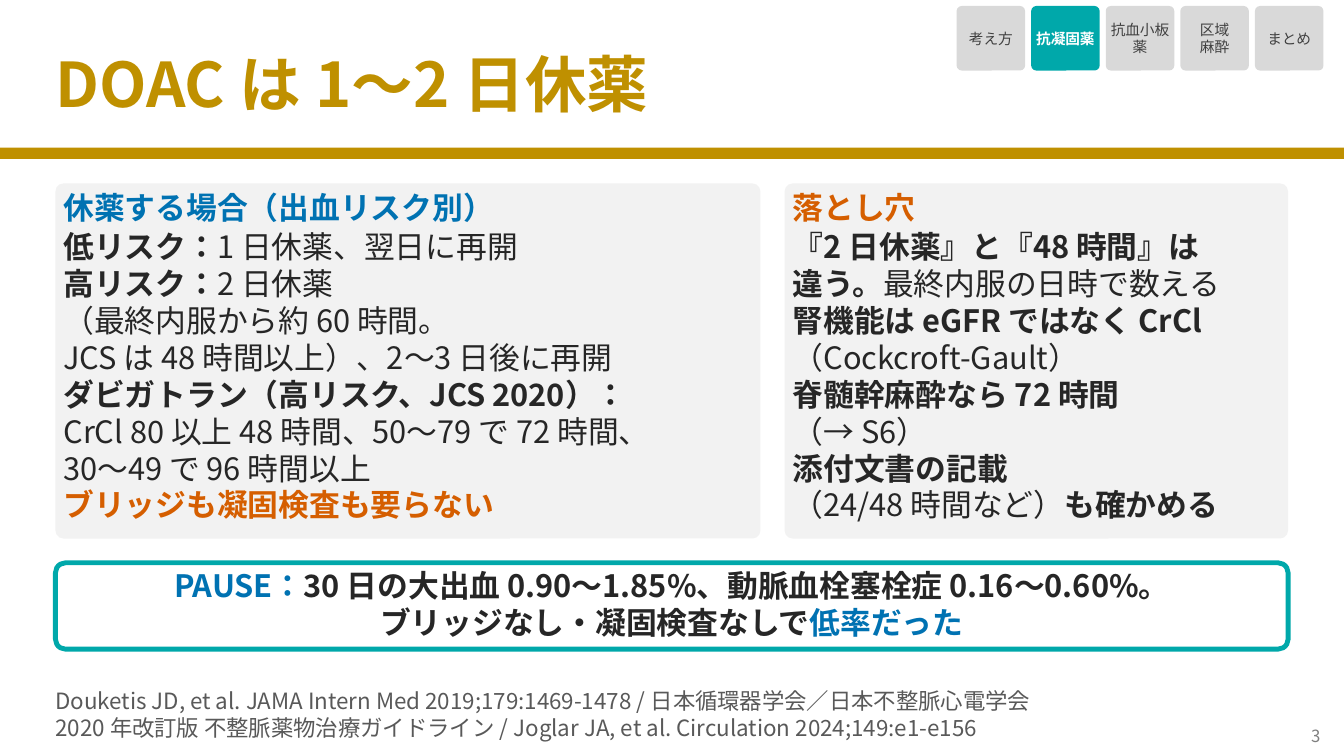
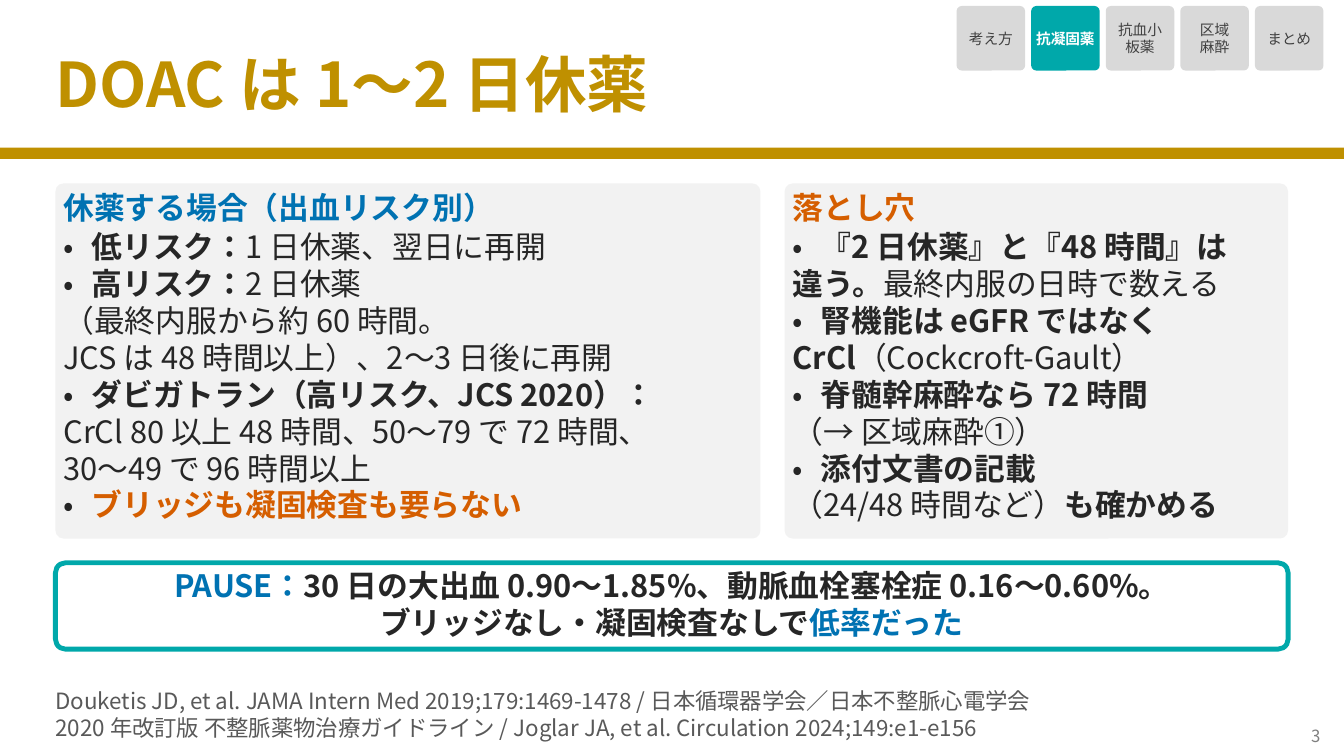
Before and after one commit to nobumitsu-3141/Anes-lecture, a slide deck: slide 4 of slides/4-12_antithrombotic_drugs/4-12_antithrombotic_drugs.pptx. Drawn at 1344x756 pixels with LibreOffice and Linux fonts; fonts in the diff are those of the drawing. Boxes give left, top, right and bottom in pixels: in the first picture for what was removed or moved away, otherwise in the second. Text is boxed around its words. In the diff, an @@ line names an element or a change of style, - is before the commit and + after.

```diff
--- a/slides/4-12_antithrombotic_drugs/4-12_antithrombotic_drugs.pptx
+++ b/slides/4-12_antithrombotic_drugs/4-12_antithrombotic_drugs.pptx
@@ text in rounded rectangle at (1118, 22, 1162, 53): spaces changed @@
-抗血小板
-薬
+抗血小
+板薬
@@ text added at (64, 228, 99, 269), 22 pt, text #262626 @@
+•
@@ text "低リスク：1 日休薬、翌日に再開": place and size @@
-text "低リスク：1 日休薬、翌日に再開" at (63, 232, 518, 261)
+text "低リスク：1 日休薬、翌日に再開" at (92, 232, 546, 261)
@@ text added at (792, 228, 828, 269), 22 pt, text #262626 @@
+•
@@ text "『2 日休薬』と『48 時間』は": place and size @@
-text "『2 日休薬』と『48 時間』は" at (793, 231, 1199, 261)
+text "『2 日休薬』と『48 時間』は" at (821, 231, 1227, 261)
@@ text added at (64, 264, 99, 306), 22 pt, text #262626 @@
+•
@@ text "高リスク：2 日休薬": place and size @@
-text "高リスク：2 日休薬" at (63, 268, 333, 298)
+text "高リスク：2 日休薬" at (92, 268, 361, 298)
@@ text added at (792, 301, 828, 343), 22 pt, text #262626 @@
+•
@@ text at (821, 306, 1160, 335): text changed @@
-腎機能は eGFR ではなく CrCl
+腎機能は eGFR ではなく
@@ text at (793, 343, 1143, 372): text changed @@
-（Cockcroft-Gault）
+CrCl（Cockcroft-Gault）
@@ text added at (64, 375, 99, 416), 22 pt, text #262626 @@
+•
@@ text "ダビガトラン（高リスク、JCS 2020）：": place and size @@
-text "ダビガトラン（高リスク、JCS 2020）：" at (63, 379, 626, 409)
+text "ダビガトラン（高リスク、JCS 2020）：" at (92, 379, 655, 409)
@@ text added at (792, 375, 828, 416), 22 pt, text #262626 @@
+•
@@ text "脊髄幹麻酔なら 72 時間": place and size @@
-text "脊髄幹麻酔なら 72 時間" at (793, 379, 1119, 409)
+text "脊髄幹麻酔なら 72 時間" at (821, 379, 1147, 409)
@@ text at (861, 417, 1046, 446): text changed @@
-（→ S6）
+（→ 区域麻酔①）
@@ text added at (792, 450, 828, 491), 22 pt, text #262626 @@
+•
@@ text "添付文書の記載": place and size @@
-text "添付文書の記載" at (793, 453, 1008, 483)
+text "添付文書の記載" at (821, 453, 1036, 483)
@@ text added at (64, 486, 99, 527), 22 pt, text #262626 @@
+•
@@ text "ブリッジも凝固検査も要らない": place and size @@
-text "ブリッジも凝固検査も要らない" at (63, 489, 493, 519)
+text "ブリッジも凝固検査も要らない" at (92, 489, 522, 519)
```
Also in this commit, not shown: 8 other slides changed, 5 other files.
